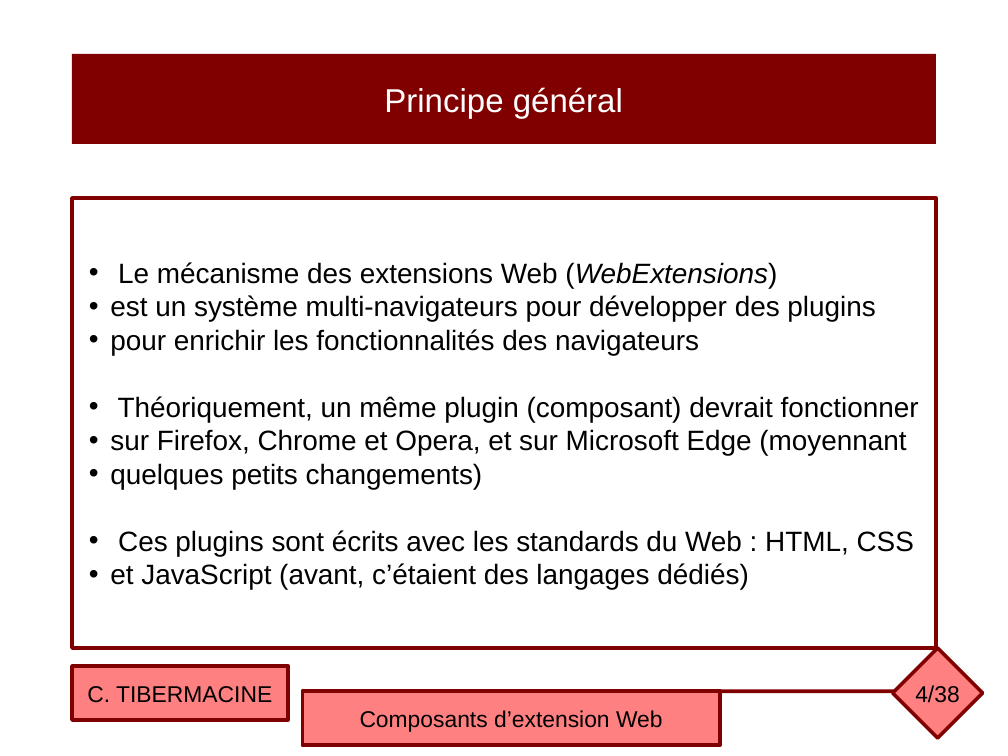
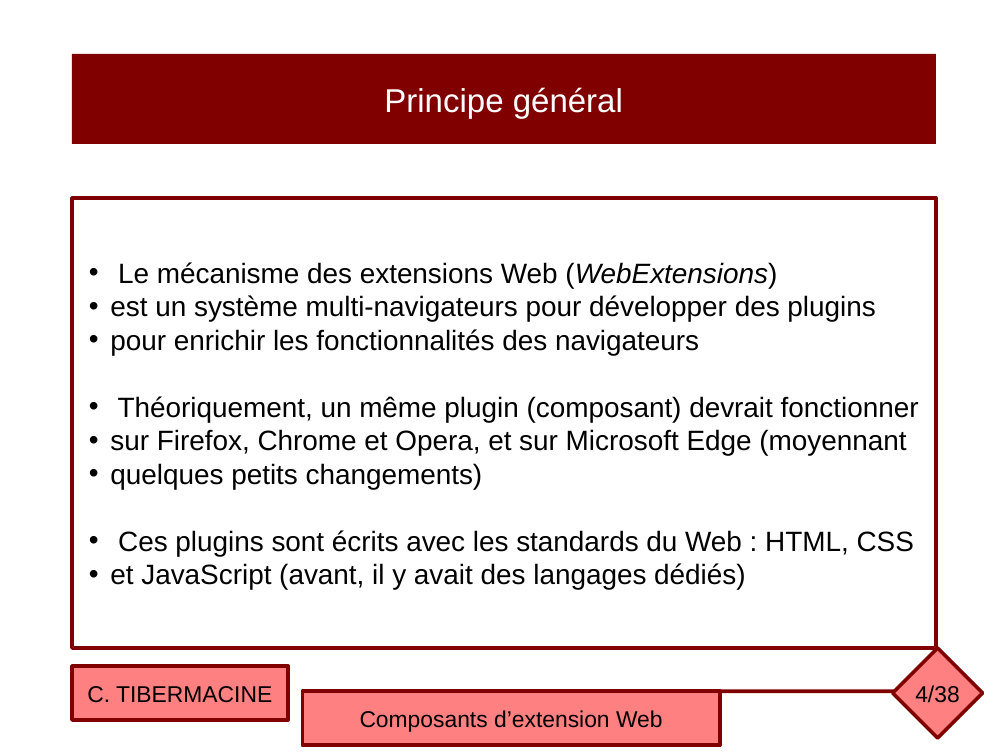
Before and after one commit to ctiber/composants, a slide deck: slide 4 of cours/cours5.odp. Drawn at 1008x756 pixels with LibreOffice and Linux fonts; fonts in the diff are those of the drawing. Boxes give left, top, right and bottom in pixels: in the first picture for what was removed or moved away, otherwise in the second. Text is boxed around its words. In the diff, an @@ line names an element or a change of style, - is before the commit and + after.

```diff
--- a/cours/cours5.odp
+++ b/cours/cours5.odp
@@ text in rectangle at <box>110,563,745,590</box>: text changed @@
-• et JavaScript (avant, c’étaient des langages dédiés)
+• et JavaScript (avant, il y avait des langages dédiés)
```
Also in this commit, not shown: 10 other slides changed, 1 other file.
